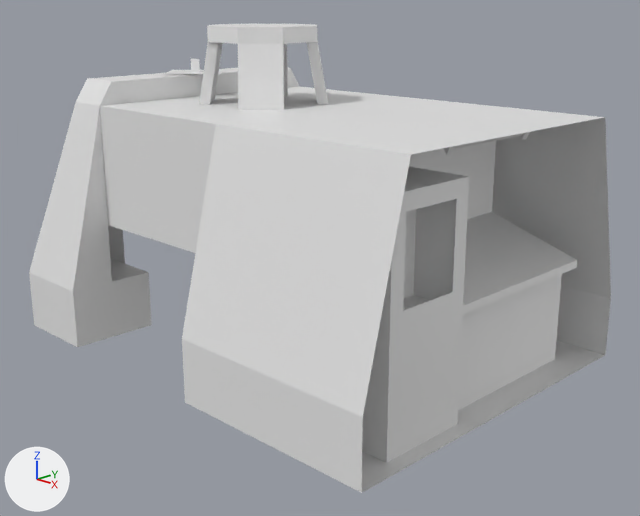
Two versions of the Blender file assets/eln/model/AutoMiner/AutoMiner.blend, one commit apart.
Rendered twice from a 50 mm camera at (11.3, -10.03, 5.73) aimed at (1.38, -0.07, 1.57). Arrows for +X, +Y and +Z are at lower left; the lights stay in place.

The scene before the commit, as lines of its bpy script (objects in view):
```python
me_autominercore = bpy.data.meshes.new('AutominerCore')
me_autominercore.from_pydata(...)  # 130 vertices, 96 faces, 3 loose edges; spans x -3.0..5.0, y -3.0..3.0, z 0.0..5.25
me_autominergui = bpy.data.meshes.new('AutominerGUI')
me_autominergui.from_pydata(...)  # 46 vertices, 25 faces, 6 loose edges; spans x 3.0..4.75, y -2.25..2.25, z 0.0..3.75
me_lampuser = bpy.data.meshes.new('LampUser')
me_lampuser.from_pydata(...)  # 28 vertices, 18 faces; spans x -0.12..0.12, y -1.0..1.0, z -0.38..0.0
ob_autominercore = bpy.data.objects.new('AutominerCore', me_autominercore)
ob_autominercore.location = (0.0, 0.0, 0.0)
ob_autominergui = bpy.data.objects.new('AutominerGUI', me_autominergui)
ob_autominergui.location = (0.0, 0.0, 0.0)
ob_lampuser = bpy.data.objects.new('LampUser', me_lampuser)
ob_lampuser.location = (4.0, 0.75, 4.0)
```
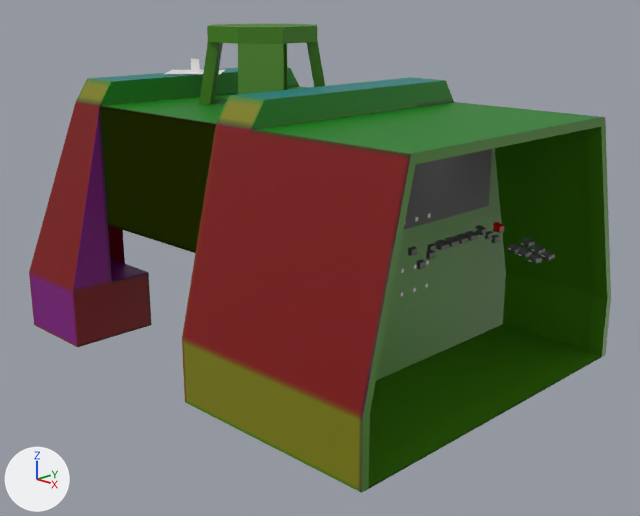
Changed parts and their boxes (x1, y1, x2, y2) in the pictures (640 x 516 px; the box of a moved part takes in the faces that stretch with it):
'AutominerGUI', hidden
    before: (362, 141, 577, 463)
'AutominerGUI.001', added (black)
    after: (404, 149, 492, 230)
'Plane.007', added
    after: (408, 222, 545, 269)
'LampUser', hidden
    before: (444, 132, 530, 155)
'Plane.005', added
    after: (435, 239, 449, 250)
'Plane.004', added
    after: (445, 236, 459, 247)
'Plane.003', added
    after: (455, 233, 469, 244)
'Plane.000', added
    after: (542, 250, 555, 261)
'Plane.001', added
    after: (465, 230, 478, 241)
part 1 of me_autominergui, moved or reshaped (not visible afterwards)
    before: (387, 177, 469, 463)
part 2 of me_autominergui, recoloured
    before: (362, 141, 577, 463)
part 3 of me_autominercore, built on
    before: (100, 86, 611, 417)
    after: (100, 77, 611, 492)
part 4 of me_autominercore, recoloured
    both: (29, 24, 601, 488)

Diff of the bpy script that builds the scene:
```diff
--- a/assets/eln/model/AutoMiner/AutoMiner.blend.py
+++ b/assets/eln/model/AutoMiner/AutoMiner.blend.py
@@ mat_autominercore_png @@
+mat_autominercore_png = principled_material('AutoMinerCore.png')
+mat_autominercore_png.texture = img_autominercore_png
@@ me_autominergui @@
-me_autominergui.from_pydata(...)  # 46 vertices, 25 faces, 6 loose edges; spans x 3.0..4.75, y -2.25..2.25, z 0.0..3.75
+me_autominergui.from_pydata(...)  # 50 vertices, 24 faces, 6 loose edges; spans x 3.0..4.75, y -2.25..2.25, z 0.0..3.75
+# me_autominergui part 1
+# 8 vertices are removed from x 4.75, y -2.25..-0.75, z 2.0..3.25
+# 6 faces are deleted
+# 6 vertices are added at (4.5, -1.94, 1.81), (4.5, -1.94, 2.62), (4.5, -1.94, 2.75), (4.5, -1.94, 3.25), (4.0, -1.94, 2.62), (4.0, -1.94, 2.75)
+# 6 new vertices lie (0.0, 0.88, 0.0) away from vertices in x 4.0..4.5, y -1.94, z 1.81..3.25
+# 5 new faces join them
+# me_autominergui part 2: 19 faces spanning x 3.0..4.75, y -2.25..2.25, z 0.0..3.75 switch from no material to mat_autominergui_png (picture img_autominergui_png)
@@ me_autominercore @@
-me_autominercore.from_pydata(...)  # 130 vertices, 96 faces, 3 loose edges; spans x -3.0..5.0, y -3.0..3.0, z 0.0..5.25
+me_autominercore.from_pydata(...)  # 169 vertices, 114 faces; spans x -3.0..5.0, y -3.0..3.0, z 0.0..5.25
+# me_autominercore part 3: 1 vertex moved from x 2.5, y 2.25, z 4.0 to x 2.25, y 2.25, z 4.0; 6 vertices removed from x 2.12..3.0, y -3.0..3.0, z 1.0..4.0; 45 vertices added at x -2.25..5.0, y -3.0..3.0, z 0.0..4.38
+# me_autominercore part 4: 79 faces spanning x -3.0..5.0, y -3.0..3.0, z 0.0..5.25 switch from no material to mat_autominercore_png (picture img_autominercore_png)
@@ ob_lampuser @@
 ob_lampuser.location = (4.0, 0.75, 4.0)
+ob_lampuser.hide_viewport = True
@@ ob_autominergui @@
 ob_autominergui.location = (0.0, 0.0, 0.0)
+ob_autominergui.hide_viewport = True
@@ ob_plane_000 @@
+ob_plane_000 = bpy.data.objects.new('Plane.000', me_plane_016)  # 8 vertices, 5 faces; spans x -0.062..0.062, y -0.094..0.094, z 0.0..0.109; in mat_autominergui_png (picture img_autominergui_png)
+ob_plane_000.location = (4.44, 1.91, 1.78)
@@ ob_plane_001 @@
+ob_plane_001 = bpy.data.objects.new('Plane.001', me_plane_016.copy())
+ob_plane_001.location = (3.5, 1.16, 2.07)
@@ ob_plane_003 @@
+ob_plane_003 = bpy.data.objects.new('Plane.003', me_plane_016.copy())
+ob_plane_003.location = (3.5, 0.91, 2.07)
@@ ob_plane_004 @@
+ob_plane_004 = bpy.data.objects.new('Plane.004', me_plane_016.copy())
+ob_plane_004.location = (3.5, 0.66, 2.07)
@@ ob_plane_005 @@
+ob_plane_005 = bpy.data.objects.new('Plane.005', me_plane_016.copy())
+ob_plane_005.location = (3.5, 0.41, 2.07)
@@ ob_plane_007 @@
+ob_plane_007 = bpy.data.objects.new('Plane.007', me_plane_022)  # 104 vertices, 65 faces; spans x -0.34..0.78, y -1.97..0.5, z -0.18..0.22; in mat_autominergui_png (picture img_autominergui_png)
+ob_plane_007.location = (3.72, 1.5, 1.99)
@@ ob_autominergui_001 @@
+ob_autominergui_001 = bpy.data.objects.new('AutominerGUI.001', me_autominergui_002)  # 4 vertices, 1 face; spans x 3.14, y -0.62..2.12, z 2.38..3.62; in mat_autominergui_png (picture img_autominergui_png)
+ob_autominergui_001.location = (0.0, 0.0, 0.0)
```
